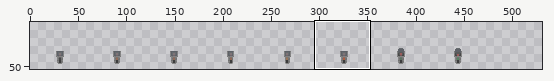
Sprite sheet: Assets/Art/Sprites/Environments/Furniture/SecuritySection/SecurityTerminalCardReader.png. The first picture is a wide view before the edit; the outline marks the close-up.
Close-up. As it was:
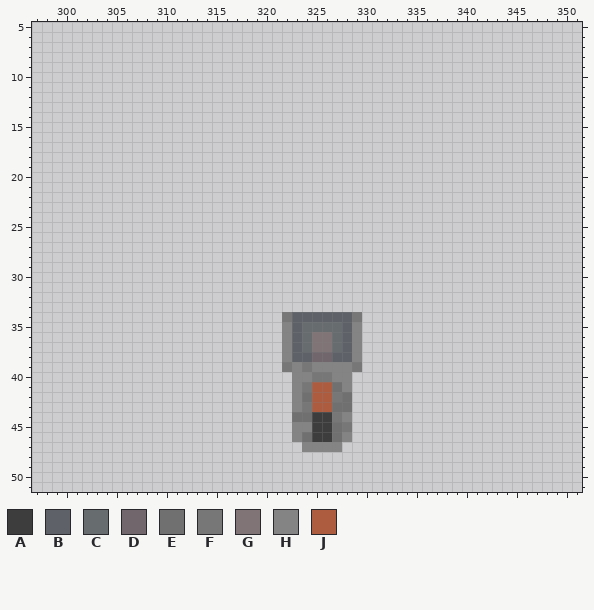
The file is 472x64 pixels. Colours within 5 levels of each other are drawn and written as one. Shown: x 297..351, y 5..51. The old version is drawn lined up with the new one, on the new canvas. The wide view leaves out empty margins. The commit also changed other parts of the picture, which this record leaves out.
Palette (. is transparent): A #3d3d3d  B #5e6167  C #676c6f  D #70666b  E #707070  F #777777  G #807477  H #848484  J #ae5c40
Pixels before (only the part around the change), first column x 297:
 5 .......................................................
 6 .......................................................
 7 .......................................................
 8 .......................................................
 9 .......................................................
10 .......................................................
11 .......................................................
12 .......................................................
13 .......................................................
14 .......................................................
15 .......................................................
16 .......................................................
17 .......................................................
18 .......................................................
19 .......................................................
20 .......................................................
21 .......................................................
22 .......................................................
23 .......................................................
24 .......................................................
25 .......................................................
26 .......................................................
27 .......................................................
28 .......................................................
29 .......................................................
30 .......................................................
31 .......................................................
32 .......................................................
33 .......................................................
34 .........................FBBBBBBF......................
35 .........................HBCCCCBH......................
36 .........................HBCGGCBH......................
37 .........................HBCGGCBH......................
38 .........................HBBDDBBH......................
39 .........................FHFHHHHF......................
40 ..........................HHFFHH.......................
41 ..........................HFJJEH.......................
42 ..........................HEJJFE.......................
43 ..........................HFJJEE.......................
44 ..........................EEAAFH.......................
45 ..........................HHAAEF.......................
46 ..........................HEAAEH.......................
47 ...........................HHHH........................
48 .......................................................
49 .......................................................
50 .......................................................
51 .......................................................
Now the later version:
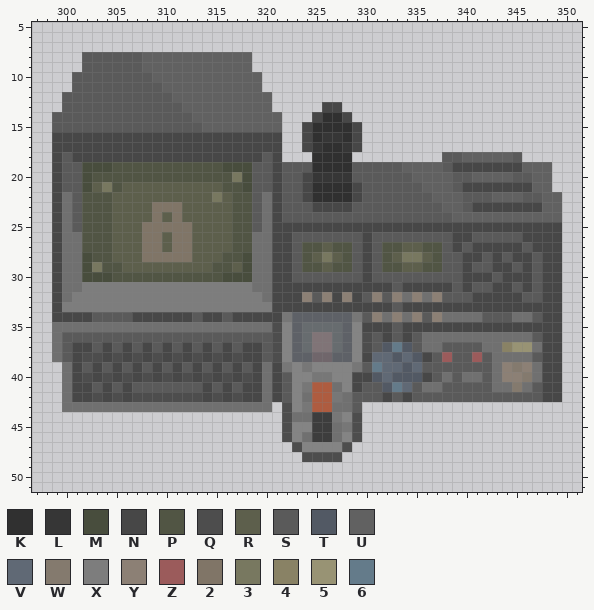
Colours new in this view: K #303030  L #363636  M #484d3d  N #474747  P #515544  Q #4d4d4d  R #5d5f4c  S #5a5a5a  T #525964  U #616161  V #606975  W #847a6e  X #7d7d7d  Y #8c8075  Z #9b5b5b  2 #807567  3 #787860  4 #898265  5 #989374  6 #647b8a
What changed:
canvas 472x64 -> 531x64
Changed rows in their new state; - is an unchanged pixel.
first column x 299:
 8 ---SSSSSSUUUUUUUUUUU-------------------------------
 9 ---SSSSSSUUUUUUUUUUU-------------------------------
10 --SSSSSSSSUUUUUUUUUUU------------------------------
11 --SSSSSSSSSUUUUUUUUUU------------------------------
12 -SSSSSSSSSSSUUUUUUUUUU-----------------------------
13 -SSSSSSSSSSSSUUUUUUUUU-----NN----------------------
14 SSSSSSSSSSSSSSUUUUUUUUU---NKKN---------------------
15 SSSSSSSSSSSSSSSUUUUUUUU--NKKKKN--------------------
16 NNNNNNNNNNNNNNNNNNNNNNN--NKLLKN--------------------
17 NNNNNNNNNNNNNNNNNNNNNNN--NLKKLN--------------------
18 NSNNNNNNNNNNNNNNNNNNNSN---KKKK---------SSUUUUUS----
19 NSSMMMPPPPPPPPPPPMMMSSNSSSKKKKSSSSSUUUUSNNNNNNNUUU-
20 NSSMPPPPPPPPPPPPPP3MSSNSSNLLLLSSSSSSUUUUSSUUUUSSUU-
21 NSSMR3PRRRRRRRRRRPPMSSNSSNKKKKNSSSSSSUUUSNNNNNNNUU-
22 NESPPPRRRRRRRRRR3RPPSENSSNKKKKNSSSSSSSUUUSSSUUUSSUU
23 NESPPPRRRR222RRRRRPPSENSSSNNNNSSSSSSSSSUUSNNNNNNNUU
24 NESPPPRRRR2R2RRRRRPPSENSSSSSSSSSSSSSSSSSUUUUUUUUUUU
25 NESPPPRRR22222RRRRPPSENNNNNNNNNNNNNNNNNNNNNNNNNNNNN
26 NEEPPPRRR22R22RRRRPPEENNSSSSSSSNSSSSSSSSNNSSSSSNNNN
27 NEEPPPRRR22R22RRRRPPEENNSPPRPPSNSPPRRPPSNSNNNNNSNNN
28 NEEMPPRRR22222RRRPPMEENNSPR3RPSNSPR33RPSSNNSNSNNSNN
29 NEEM3PPRRRRRRRRRPPRMEENNSPPRPPSNSPPRRPPSSNSSNNSNSNN
30 NEEMMMPPPPPPPPPPPMMMEENNSSSSSSSNSSSSSSSSSNNNSNNNSNN
31 NEEXXXXXXXXXXXXXXXXXEENNNNNNNNNNNNSNNNNNSNSSNNSNSNN
32 NEXXXXXXXXXXXXXXXXXXXENNNYSYNYNSYSYEYEYSSSNNNNNSSNN
33 NXXXXXXXXXXXXXXXXXXXXXNNNNNNNNNNNNSNNNNNNNNNNNNNNNN
34 NNNNSSSSNNNNNNSNNSNNNNN--------SYEYEYSYEEEESSSEESNN
35 EEEEEEEEEEEEEEEEEEEEEEQ--------NNNSNNNNNNNNNNNNNNNN
36 ESSSSSSSSSSSSSSSSSSSSSQ--------QSNSNSEEEEEEEEEEESNN
37 ESNNSNSNSNSNSNSNSNSNNSQ--------QST6TSEESSSSEE455ENN
38 ESNQQNQNQNQNQNQNQNQNNSQ--------NVVTVTNSZSSZSEEEESNN
39 -ENSNSNSNSNSNSNSNSNSNEN--------S6VVTVSSSSSSSEYWYENN
40 -ENQNQNQNQNQNQNQNQNQNENS------NNTVTTTNSESEESEYYWENN
41 -ENNSNSNSSSSSSSNSNSNNENS------NSST6VSEESSSSSEEWESNN
42 -ENNQNQNQQQQQQQNQNQNNENS------SSSNSNSSSSSSSSSSSSSNN
43 -EEEEEEEEEEEEEEEEEEEEE-Q------S--------------------
44 -----------------------Q------Q--------------------
45 -----------------------Q------Q--------------------
46 -----------------------Q------Q--------------------
47 ------------------------Q----Q---------------------
48 -------------------------QQQQ----------------------
